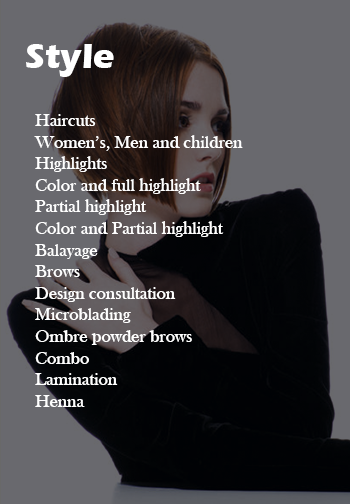
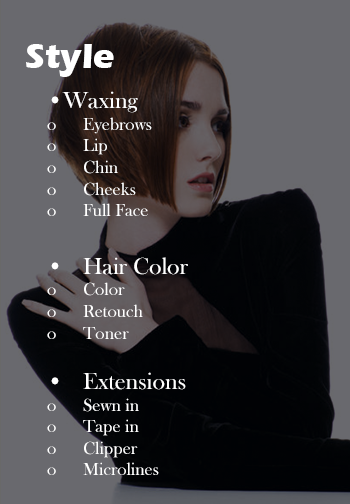
Two versions of the same layered image (350 x 504). Layer-by-layer changes:
renamed "Haircuts Women’s, Men and children Highlights Color and full hi" to "•Waxing o Eyebrows o Lip o Chin o Cheeks o Full Face • Hair Co", painted on it over [34, 91, 243, 475]
